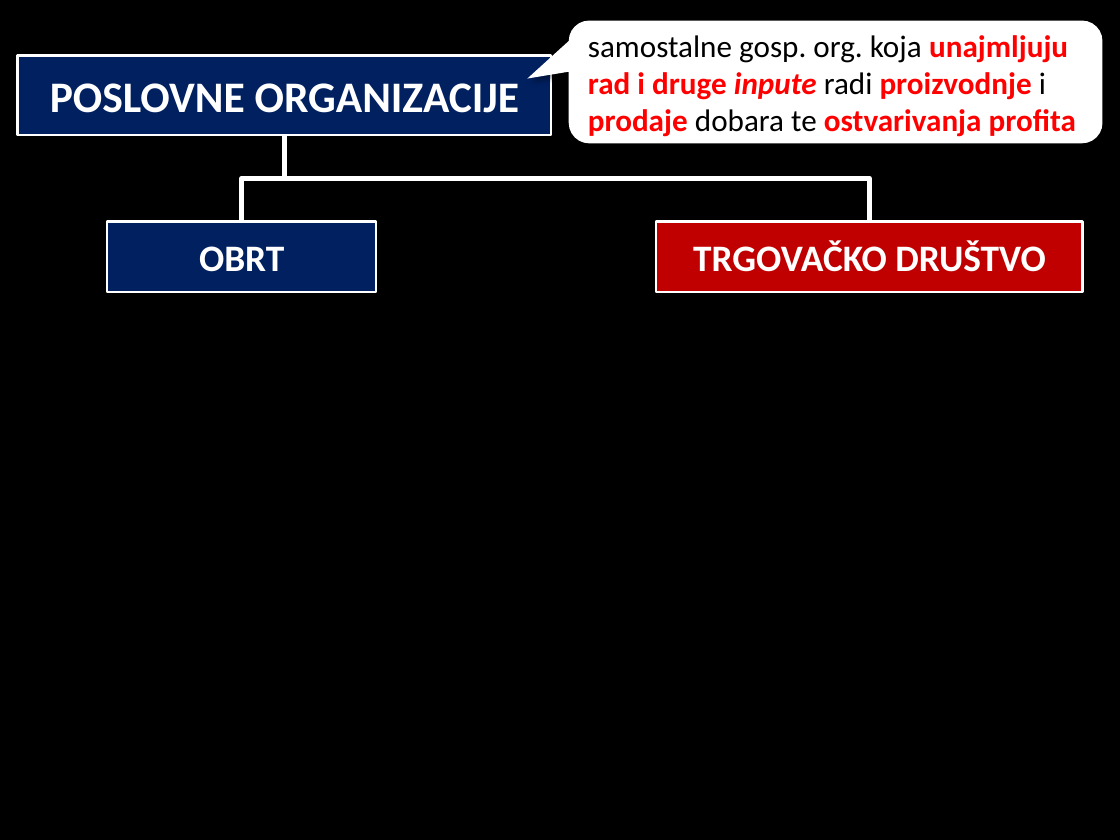
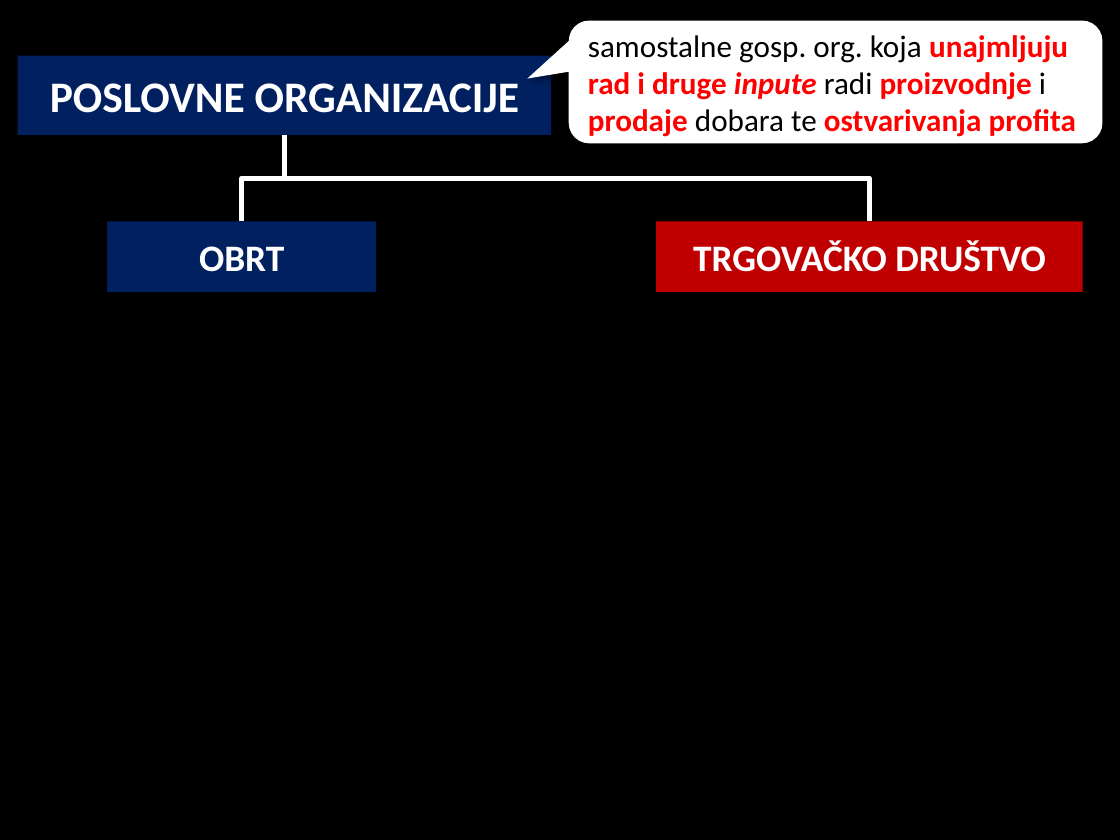
Before and after one commit to srednja-skola/politika, a slide deck: slide 5 of data/pptx/010_poduzetnistvo.pptx. Drawn at 1120x840 pixels with LibreOffice and Linux fonts; fonts in the diff are those of the drawing. Boxes give left, top, right and bottom in pixels: in the first picture for what was removed or moved away, otherwise in the second. Text is boxed around its words. In the diff, an @@ line names an element or a change of style, - is before the commit and + after.

```diff
--- a/data/pptx/010_poduzetnistvo.pptx
+++ b/data/pptx/010_poduzetnistvo.pptx
@@ outline #FFFFFF 1.5 pt to none in 3 elements at <box>18,56,552,136</box>, <box>108,222,376,292</box>, <box>656,222,1083,292</box> @@
```
Also in this commit, not shown: 7 other slides changed, 1 other file.
